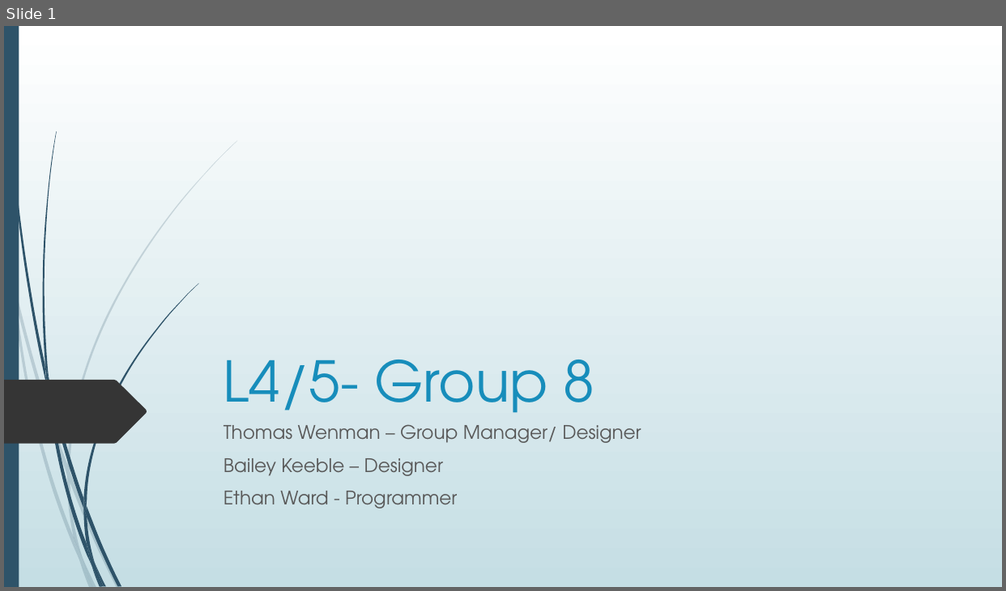
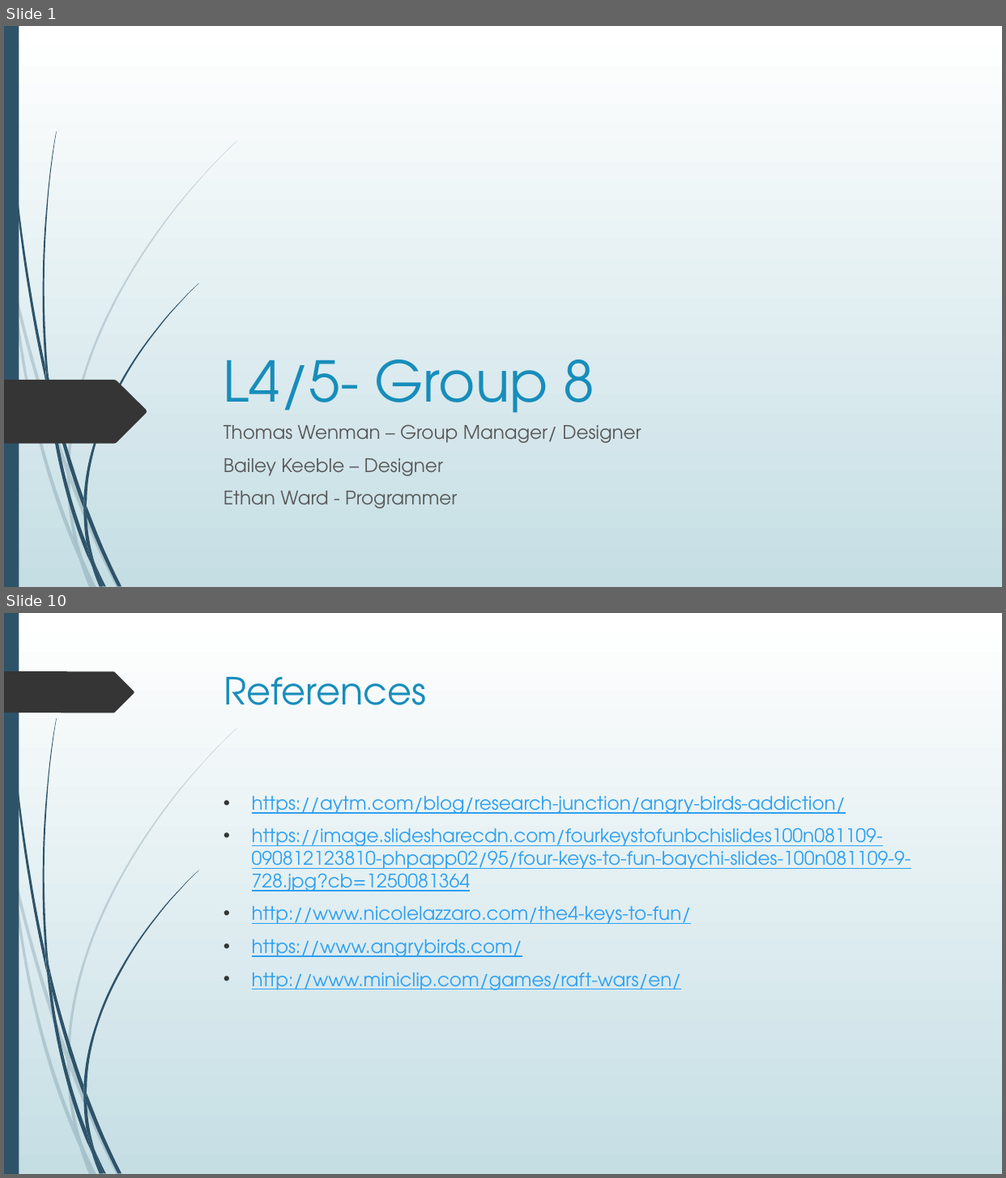
Before and after one commit to UoSGamesGroups/second-semester-s2-level-4-5-group-8, a slide deck: Presentations/First Presentation.pptx. Shown one above the other, each under a label of ours: slide 1 before the commit, slides 1 and 10 after it; the slides between them are not shown. The pictures are 1006x591 and 1006x1178 pixels, drawn with LibreOffice and Linux fonts; fonts in the diff are those of the drawing. Boxes give left, top, right and bottom in pixels: in the first picture for what was removed or moved away, otherwise in the second. Text is boxed around its words. In the diff, an @@ line names an element or a change of style, - is before the commit and + after.

```diff
--- a/Presentations/First Presentation.pptx
+++ b/Presentations/First Presentation.pptx
@@ slide 10 added at (x1=4, y1=613, x2=1002, y2=1174), background gradient #FFFFFF to #C5DEE5; not listed: 23 template elements that a slide beside it also shows @@
@@ freeform shape added at (x1=4, y1=671, x2=134, y2=713), fill #353535 @@
@@ title added at (x1=224, y1=677, x2=426, y2=705), 36 pt, text #178DBB @@
+References
@@ text added at (x1=252, y1=796, x2=911, y2=990), 18 pt, text #2DA0F1, underline @@
+• https://aytm.com/blog/research-junction/angry-birds-addiction/
+• https://image.slidesharecdn.com/fourkeystofunbchislides100n081109-090812123810-phpapp02/95/four-keys-to-fun-baychi-slides-100n081109-9-728.jpg?cb=1250081364
+• http://www.nicolelazzaro.com/the4-keys-to-fun/
+• https://www.angrybirds.com/
+• http://www.miniclip.com/games/raft-wars/en/
```
Also in this commit, not shown: 2 slides changed, 7 other slides added, 3 slides removed, 1 other file.
